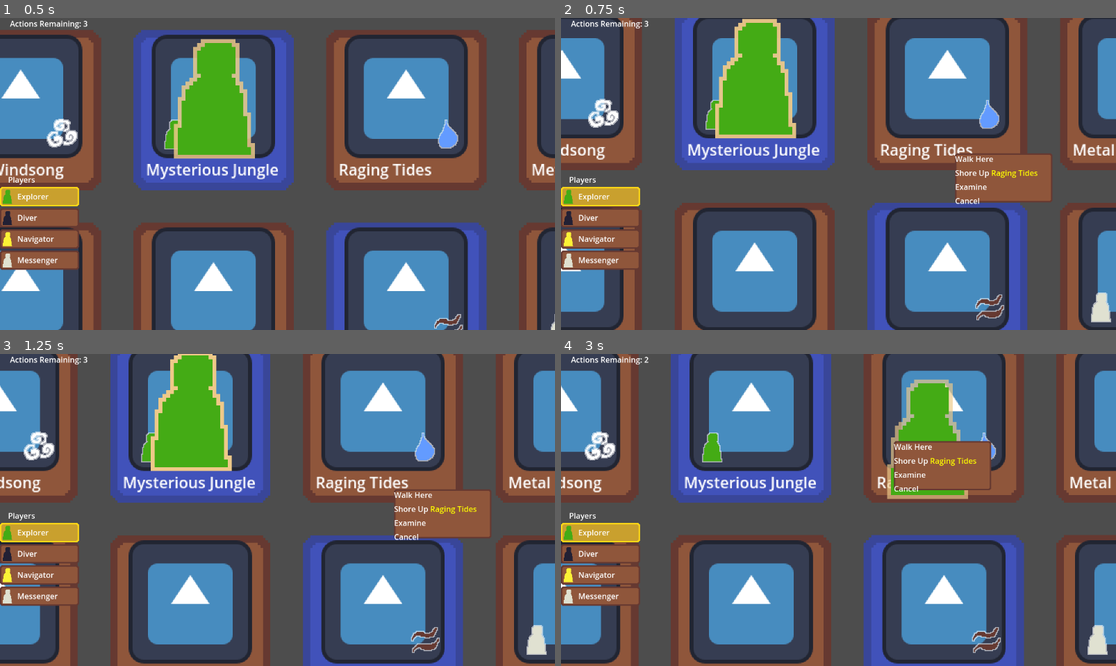
Above: before the commit, frames 1-4 (two rows, left to right).
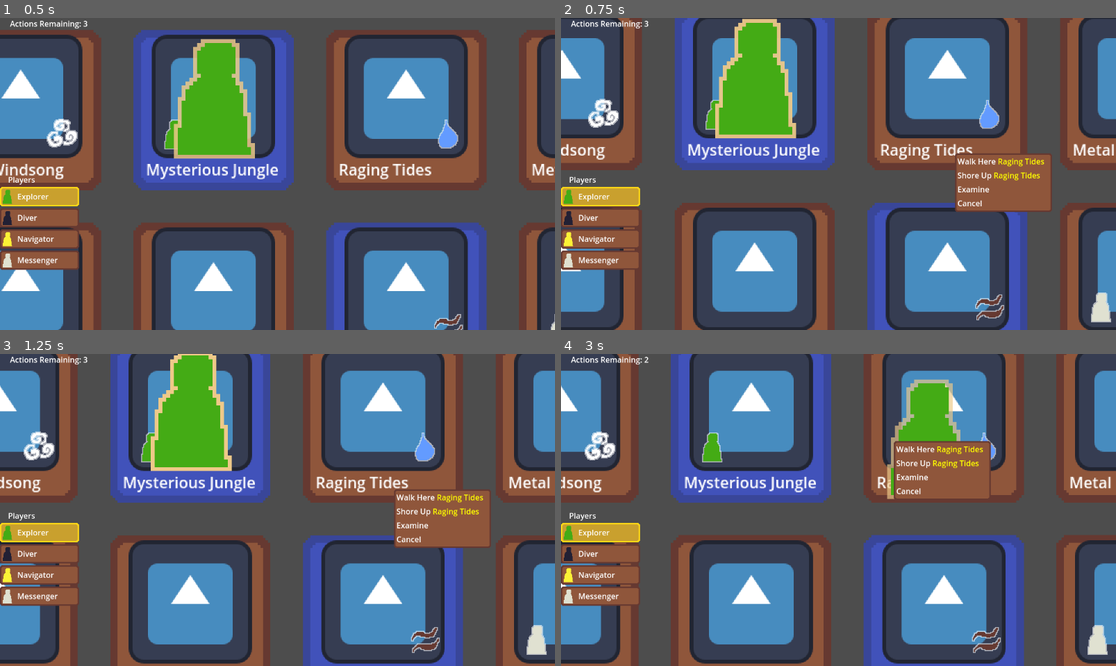
Above: after the commit, the same moments.

Repository: piauski/secretive-shores
Game: Godot game, scene res://scenes/game.tscn
Two runs of this game, one before a commit and one after it. Both use one fixed random seed, a clock stepped at 60 frames per second and the inputs below. The engine's default icon, where the game draws it, is replaced by a stand-in: a white triangle on a blue panel in a dark square.
Inputs (mouse positions are in pixels of both pictures, inside the frame that each line leads up to):
- Up to frame 1 (0.5 s): no input
- Up to frame 2 (0.75 s): move the mouse to (960, 158) at 0.52 s; right-click (960, 158) at 0.6 s; click (960, 158) at 0.67 s
- Up to frame 3 (1.25 s): no input
- Up to frame 4 (3 s): click "Walk Here" (after the commit: "Walk Here [color=#ffff00]Ragi…") at 1.25 s; tap Enter at 2 s; drag from (727, 525) to (749, 422) at 2.02 s; move the mouse to (894, 441) at 2.77 s; tap Mouse wheel up (mouse_scroll_up) at 2.85 s; click (894, 441) at 2.92 s

Frame 1 is identical in both runs. In frame 2, 1.2% of the frame differs, in the area x 70-89%, y 44-63%; in frame 3, 1.2%; in frame 4, 1.1%.

Commit message:
Fix action menu text sizing

Diff:
--- a/scenes/gui/action_menu.tscn
+++ b/scenes/gui/action_menu.tscn
@@ -26,4 +26,9 @@
 
 [node name="VBoxContainer" type="VBoxContainer" parent="."]
 layout_mode = 1
+anchors_preset = -1
+offset_left = 5.0
+offset_top = 5.0
+offset_right = -5.0
+offset_bottom = -5.0
 mouse_filter = 0
--- a/scenes/gui/action_menu_entry.tscn
+++ b/scenes/gui/action_menu_entry.tscn
@@ -24,3 +24,4 @@
 bbcode_enabled = true
 text = "Action"
 fit_content = true
+autowrap_mode = 0
--- a/src/board.gd
+++ b/src/board.gd
@@ -268,3 +268,6 @@
 
 	flood(island.pos, false)
 	player.actions_left -= 1
+
+func examine(island: Island):
+	print("TODO: not implemented")
--- a/src/hud.gd
+++ b/src/hud.gd
@@ -40,7 +40,6 @@
 
 	if should_delete_action_menu:
 		should_delete_action_menu = false
-		print("deleting")
 		action_menu.queue_free()
 		action_menu = null
 
@@ -74,7 +73,7 @@
 		Util.ActionType.CANCEL:
 			should_delete_action_menu = true
 		_:
-			print("ERROR: Unhandled case in _on_action_entry_pressed: ", action_type)
+			printerr("ERROR: Unhandled case in _on_action_entry_pressed: ", action_type)
 
 func spawn_action_menu(island: Island, position: Vector2):
 	if action_menu:
@@ -82,7 +81,7 @@
 	action_menu = action_menu_scene.instantiate()
 	action_menu.global_position = Util.world_to_screen_position(camera, position)
 
-	var action_menu_list = action_menu.get_node("VBoxContainer") as VBoxContainer
+	var action_menu_list := action_menu.get_node("VBoxContainer") as VBoxContainer
 	var label_strings: Array[String] = []
 
 	for action_name in Util.ActionType.keys():
@@ -97,20 +96,23 @@
 
 		var label = new_action.get_node("RichTextLabel") as RichTextLabel
 		var label_text = action_name.capitalize()
-		if action == Util.ActionType.SHORE_UP:
+		if action == Util.ActionType.WALK_HERE or action == Util.ActionType.SHORE_UP:
 			label_text += " [color=#ffff00]%s[/color]" % island.name
 		label.text = label_text
 		label_strings.append(label_text)
 
 		new_action.pressed.connect(func():
 			should_delete_action_menu = false
-			print("action")
 			_on_action_entry_pressed(new_action))
 
 		action_menu_list.add_child(new_action)
 
-	action_menu.custom_minimum_size.y = (label_strings.size()) * hud.get_theme_default_font().get_string_size(label_strings[0]).y + 10
-	action_menu.custom_minimum_size.x = hud.get_theme_default_font().get_string_size(Util.get_longest_string(label_strings)).x + 30
+	action_menu.custom_minimum_size.y = action_menu_list.get_minimum_size().y + 10
+	action_menu.custom_minimum_size.x = hud.get_theme_default_font().get_string_size(
+		Util.get_longest_string(label_strings),
+		HORIZONTAL_ALIGNMENT_LEFT,
+		-1,
+		hud.get_theme_default_font_size()).x + 20
 
 	# action_menu.mouse_exited.connect(_on_action_menu_mouse_exited)
 	hud.call_deferred("add_child", action_menu)
